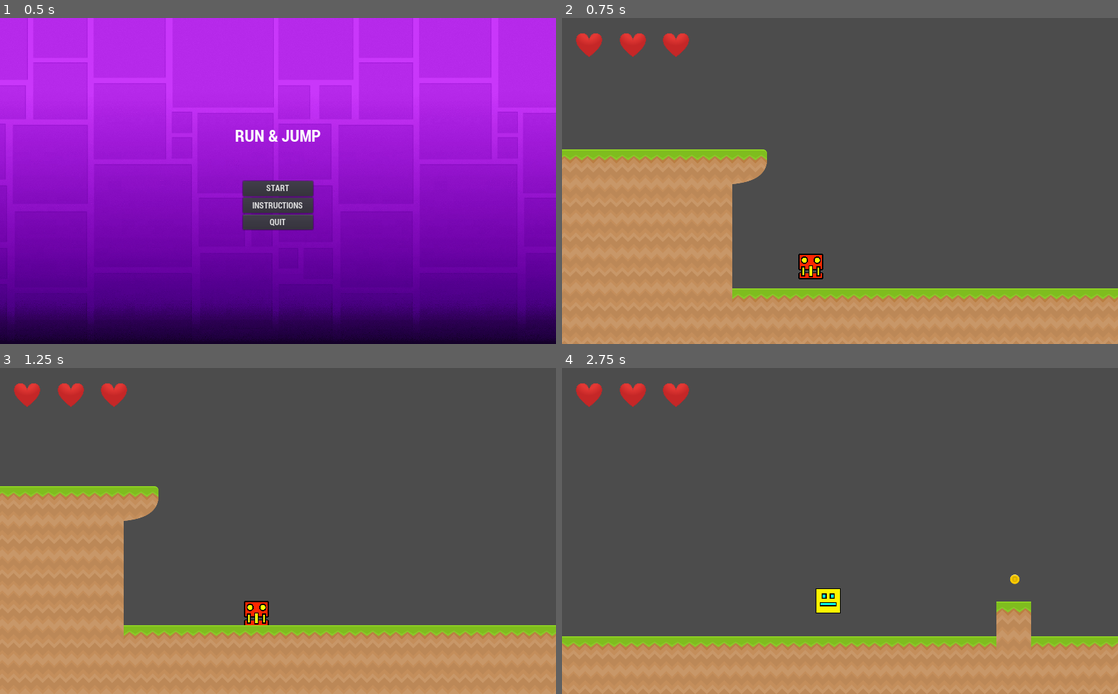
Above: before the commit, frames 1-4 (two rows, left to right).
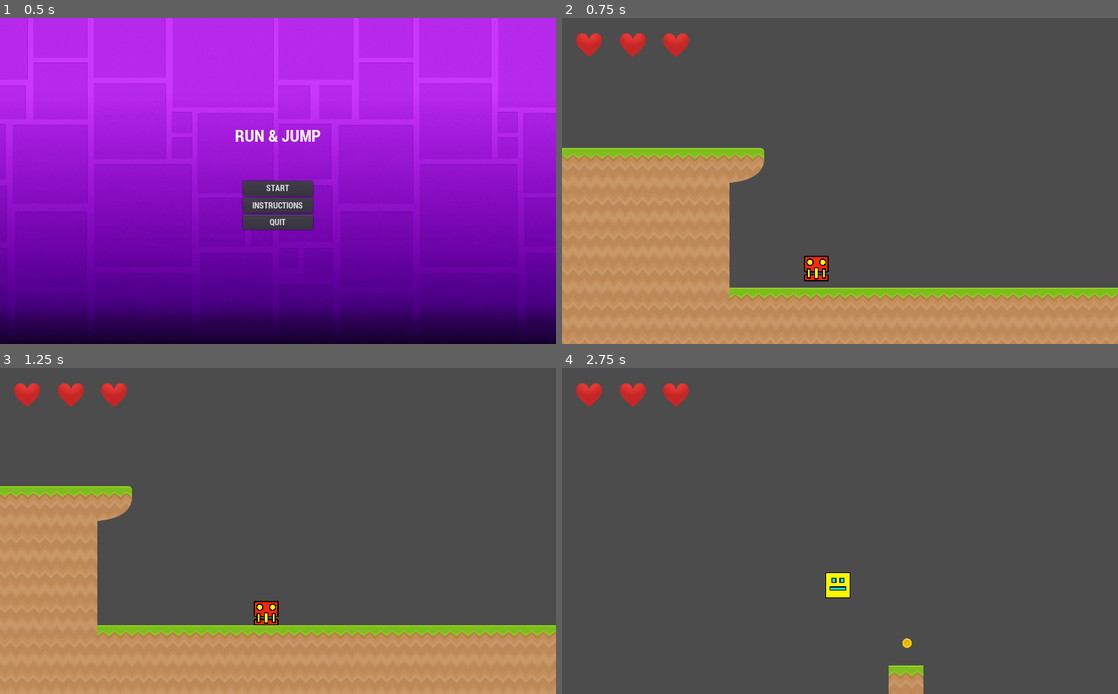
Above: after the commit, the same moments.

Repository: BianchiniMaxi/Programacion-de-Videojuegos-3--Bianchini-Maxi
Game: Godot game, scene res://Scenes/Menu.tscn
Two runs of this game, one before a commit and one after it. Both use one fixed random seed, a clock stepped at 60 frames per second and the inputs below.
Inputs:
- Up to frame 1 (0.5 s): no input
- Up to frame 2 (0.75 s): click "START" at 0.5 s
- Up to frame 3 (1.25 s): no input
- Up to frame 4 (2.75 s): tap Keypad 1 (ui_number_1) at 1.35 s; tap Space (ui_jump) at 1.52, 1.82, 2.27, 2.57 s; tap Keypad 2 (ui_number_2) at 1.55, 2.1 s; tap Keypad 3 (ui_number_3) at 2.3 s

Frame 1 is identical in both runs. In frame 2, 1.6% of the frame differs, in the area x 0-100%, y 39-87%; in frame 3, 3.2%; in frame 4, 19%, in the area x 0-100%, y 62-100%.

Commit message:
Update Jugador.gd

Diff:
--- a/MyProyectGodot/Sripts/Jugador.gd
+++ b/MyProyectGodot/Sripts/Jugador.gd
@@ -1,8 +1,8 @@
 extends KinematicBody2D
 
-export (int) var gravedad = 1300
-export (int) var velocidad_correr = 400
-export (int) var fuerza_salto = -650
+export (int) var gravedad = 2000
+export (int) var velocidad_correr = 600
+export (int) var fuerza_salto = -850
 
 export (StreamTexture) var textura1
 export (StreamTexture) var textura2
@@ -27,28 +27,28 @@
 
 	if Input.is_action_just_pressed("ui_jump"):
 		if is_on_floor():
-			gravedad = 1300
+			gravedad = 2000
 			velocidad.y = fuerza_salto
 			salto = true
 
-	if Input.is_action_just_pressed("ui_number_1") && personajeSkin != 1:
+	if Input.is_action_just_pressed("ui_number_1"): #&& personajeSkin != 1:
 		#get_parent().modificar_numero_cambios()
 		$Sprite.texture = textura1
-		velocidad_correr = 400
-		fuerza_salto = -650
-		personajeSkin = 1
-	if Input.is_action_just_pressed("ui_number_2") && personajeSkin != 2:
+		velocidad_correr = 600
+		fuerza_salto = -850
+		#personajeSkin = 1
+	if Input.is_action_just_pressed("ui_number_2"): #&& personajeSkin != 2:
 		#get_parent().modificar_numero_cambios()
 		$Sprite.texture = textura2
-		velocidad_correr = 400
-		fuerza_salto = -1050
-		personajeSkin = 2
-	if Input.is_action_just_pressed("ui_number_3") && personajeSkin != 3:
+		velocidad_correr = 600
+		fuerza_salto = -1300
+		#personajeSkin = 2
+	if Input.is_action_just_pressed("ui_number_3"): #&& personajeSkin != 3:
 		#get_parent().modificar_numero_cambios()
 		$Sprite.texture = textura3
-		velocidad_correr = 600
-		fuerza_salto = -650
-		personajeSkin = 3
+		velocidad_correr = 800
+		fuerza_salto = -850
+		#personajeSkin = 3
 
 func se_murio():
 	if  tiempo_puede_morir > 1:
@@ -62,7 +62,7 @@
 	get_input()
 
 	if salto && velocidad.y >= 0:
-		gravedad = 2500
+		gravedad = 4000
 		salto = false
 
 	if position.y > 300:
